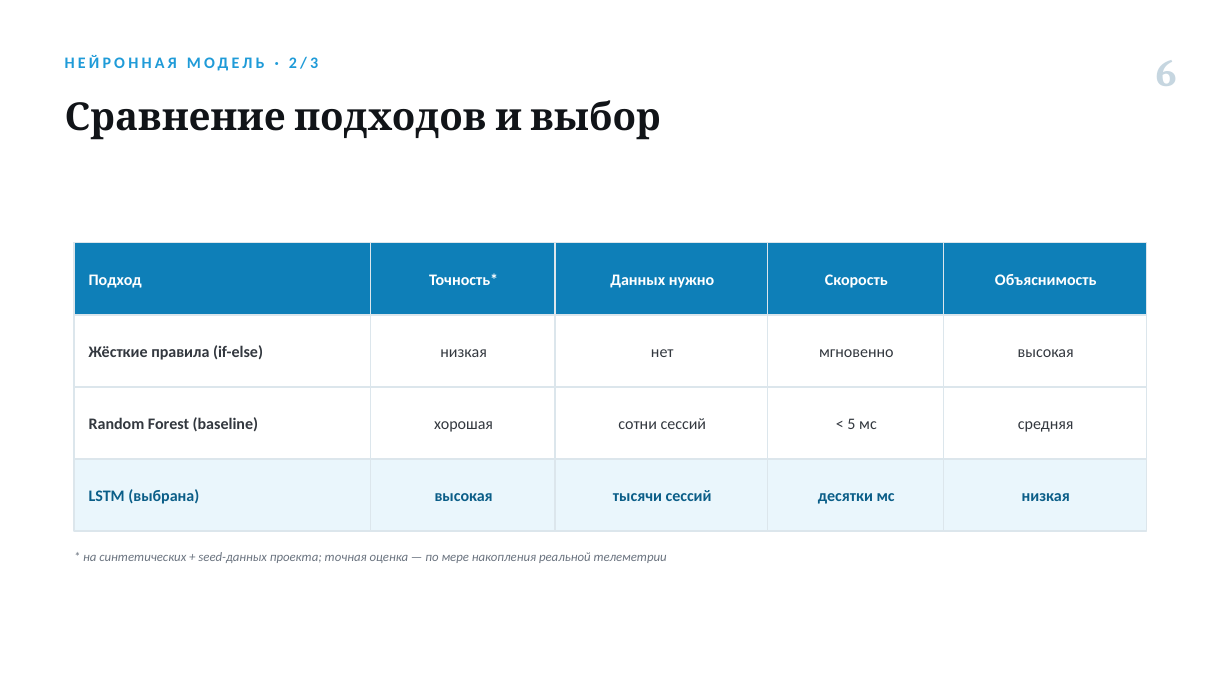
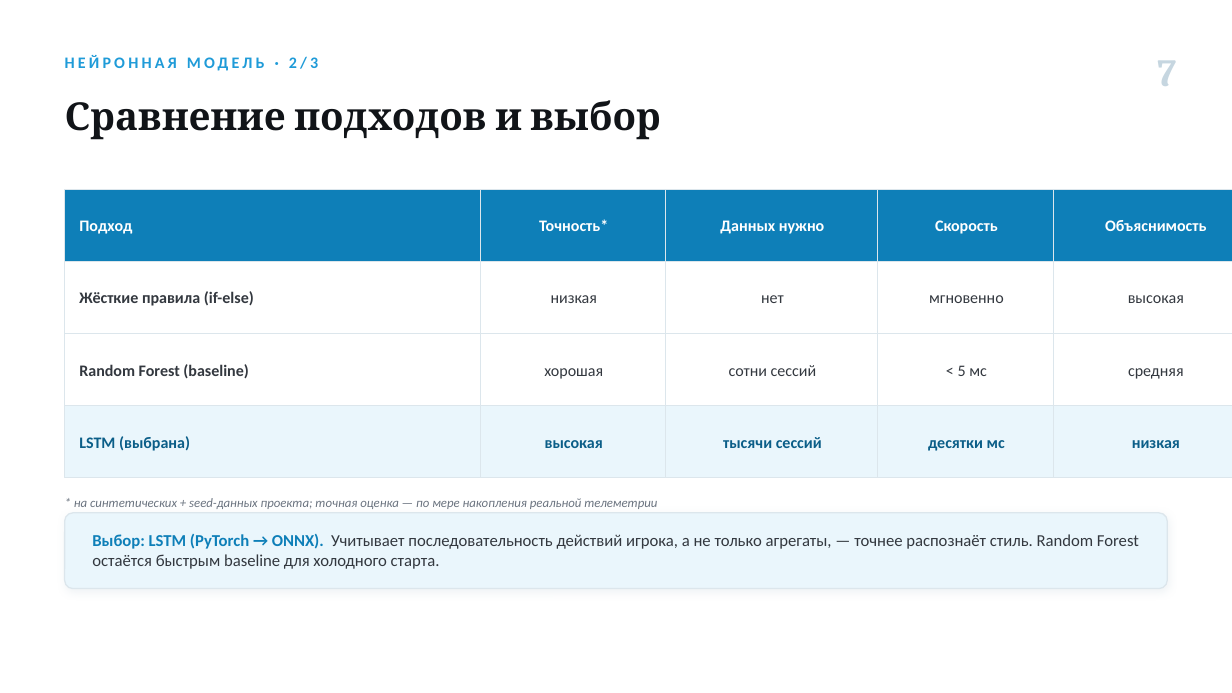
Before and after one commit to Antizi/diplom-Game_Plugs_Ai, a slide deck: slide 7 of presentations/Изотов_ВКР_нейросетевая-модель.pptx (slide 6 before the commit). Drawn at 1232x693 pixels with LibreOffice and Linux fonts; fonts in the diff are those of the drawing. Boxes give left, top, right and bottom in pixels: in the first picture for what was removed or moved away, otherwise in the second. Text is boxed around its words. In the diff, an @@ line names an element or a change of style, - is before the commit and + after.

```diff
--- a/presentations/Изотов_ВКР_нейросетевая-модель.pptx
+++ b/presentations/Изотов_ВКР_нейросетевая-модель.pptx
@@ text at bbox=[1157, 60, 1176, 86]: text changed @@
-6
+7
@@ rectangle: place and size @@
-rectangle at bbox=[74, 243, 371, 315]
+rectangle at bbox=[65, 189, 481, 262]
@@ rectangle: place and size @@
-rectangle at bbox=[74, 315, 371, 387]
+rectangle at bbox=[65, 262, 481, 334]
@@ rectangle: place and size @@
-rectangle at bbox=[74, 387, 371, 459]
+rectangle at bbox=[65, 334, 481, 406]
@@ 16 texts, 16 rectangles: place and size @@
-16 texts, 16 rectangles at bbox=[371, 243, 1147, 531]
+16 texts, 16 rectangles at bbox=[481, 189, 1232, 478]
@@ rectangle: place and size @@
-rectangle at bbox=[74, 459, 371, 531]
+rectangle at bbox=[65, 406, 481, 478]
@@ 5 texts: place and size @@
-5 texts at bbox=[83, 274, 667, 563]
+5 texts at bbox=[74, 220, 657, 509]
@@ rounded rectangle added at bbox=[65, 513, 1167, 589], fill #EAF6FC, outline #DCE6EC 1 pt @@
@@ text added at bbox=[92, 534, 1139, 569], 13 pt, text #33383F @@
+Выбор: LSTM (PyTorch → ONNX). Учитывает последовательность действий игрока, а не только агрегаты, — точнее распознаёт стиль. Random Forest остаётся быстрым baseline для холодного старта.
```
Also in this commit, not shown: 8 other slides changed, 3 slides added, 2 slides removed, 6 other files.
